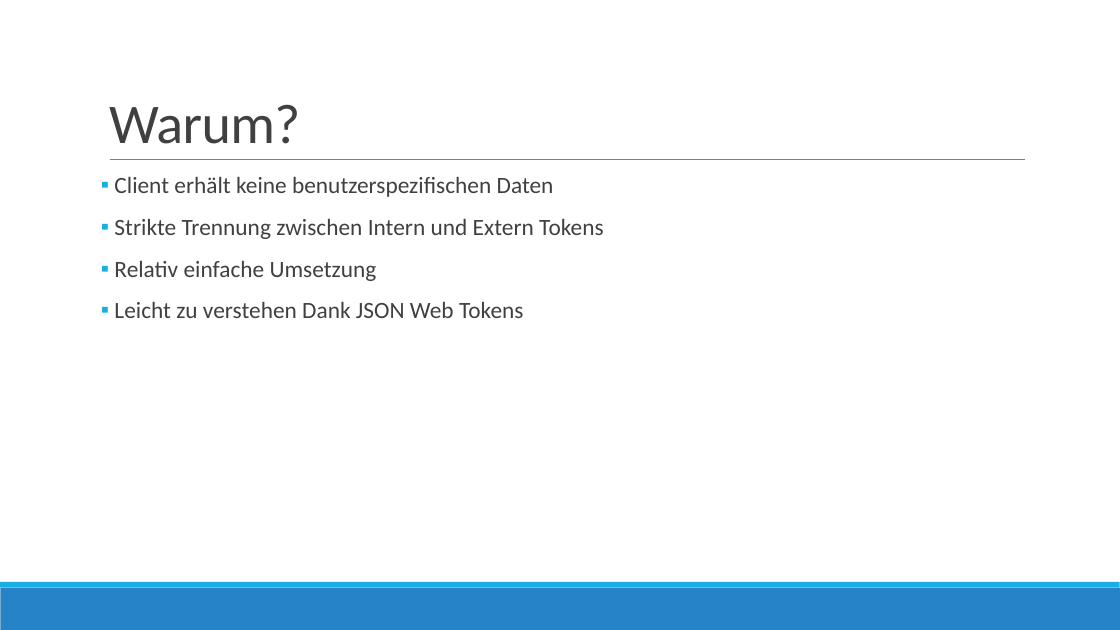
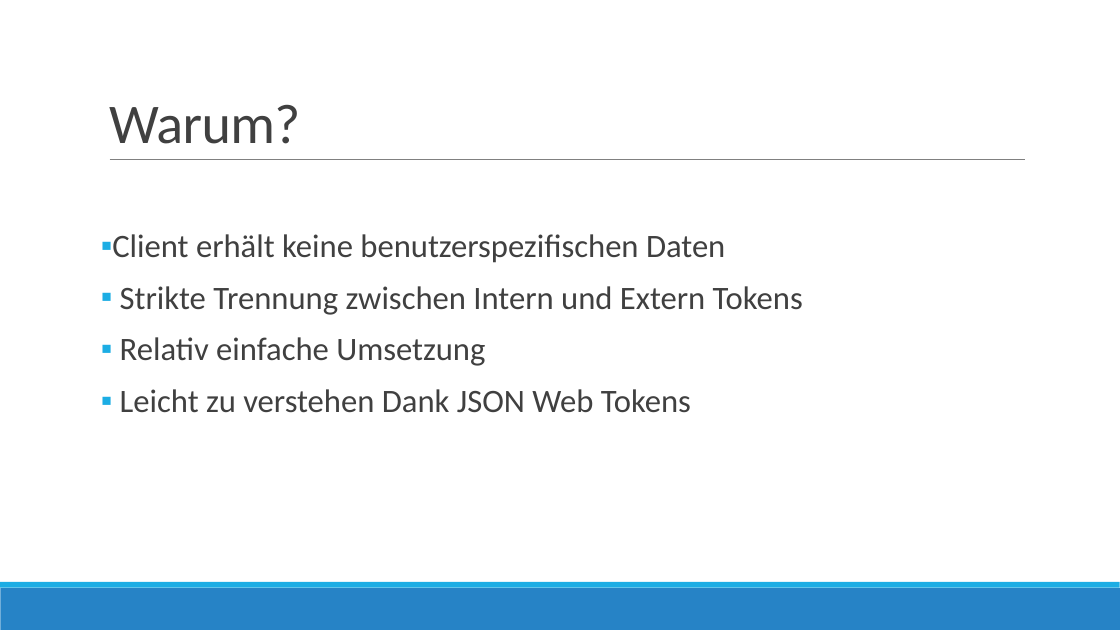
Before and after one commit to abcshmedu/pbl-bugproducer-pbl, a slide deck: slide 3 of pbl-bugprod.pptx. Drawn at 1120x630 pixels with LibreOffice and Linux fonts; fonts in the diff are those of the drawing. Boxes give left, top, right and bottom in pixels: in the first picture for what was removed or moved away, otherwise in the second. Text is boxed around its words. In the diff, an @@ line names an element or a change of style, - is before the commit and + after.

```diff
--- a/pbl-bugprod.pptx
+++ b/pbl-bugprod.pptx
@@ text "Client erhält keine benutzerspezifischen Daten" at box(112, 234, 803, 413): size 20 to 28 pt @@
```
